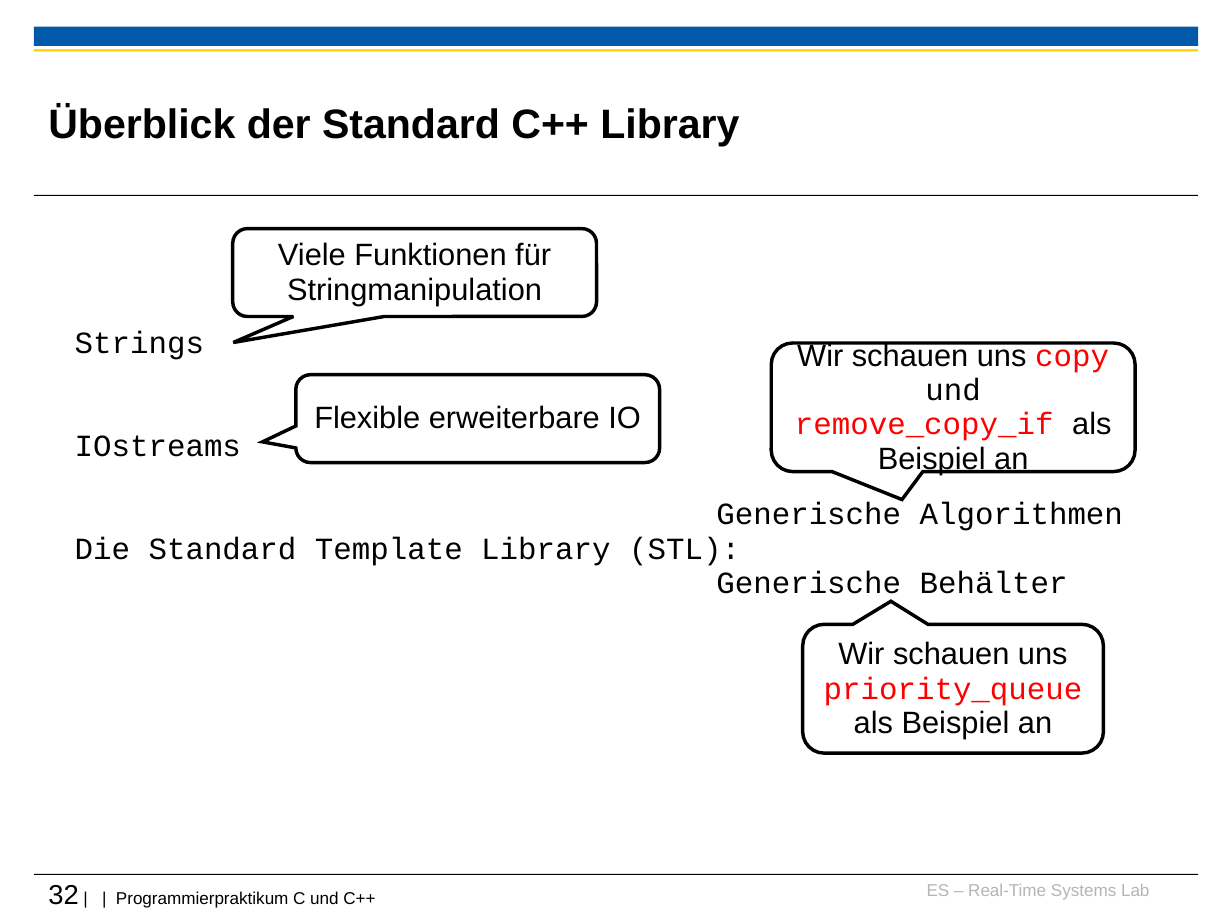
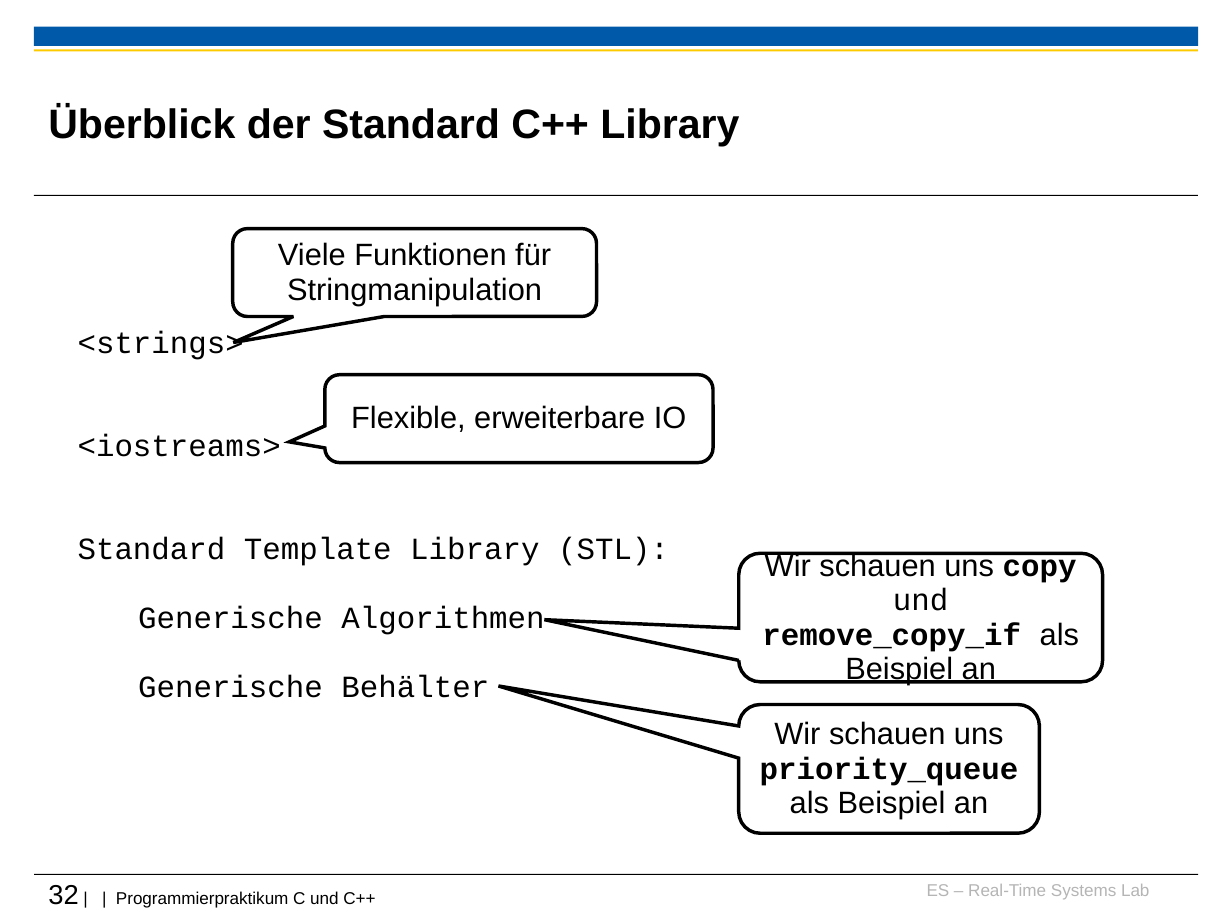
Before and after one commit to h82k/tud-cppp, a slide deck: slide 32 of Vorlesung/4 Fortgeschrittene Themen_F31.ppt. Drawn at 1232x924 pixels with LibreOffice and Linux fonts; fonts in the diff are those of the drawing; background and template pictures are left out. Boxes give left, top, right and bottom in pixels: in the first picture for what was removed or moved away, otherwise in the second. Text is boxed around its words. In the diff, an @@ line names an element or a change of style, - is before the commit and + after.

```diff
--- a/Vorlesung/4 Fortgeschrittene Themen_F31.ppt
+++ b/Vorlesung/4 Fortgeschrittene Themen_F31.ppt
@@ text at [78,331,669,698]: text changed @@
-Strings
-IOstreams
-Die Standard Template Library (STL):
+<strings>
+<iostreams>
+Standard Template Library (STL):
+Generische Algorithmen
+Generische Behälter
@@ rounded speech box "Flexible, erweiterbare IO": place and size @@
-rounded speech box "Flexible, erweiterbare IO" at [296,375,659,462]
+rounded speech box "Flexible, erweiterbare IO" at [325,375,713,462]
@@ text in rounded speech box at [351,405,686,432]: text changed @@
-Flexible erweiterbare IO
+Flexible, erweiterbare IO
@@ text removed at [716,502,1123,602] @@
-Generische Algorithmen
-Generische Behälter
@@ rounded speech box "Wir schauen uns copy und ...": place and size @@
-rounded speech box "Wir schauen uns copy und ..." at [771,342,1135,471]
+rounded speech box "Wir schauen uns copy und ..." at [739,553,1103,681]
@@ rounded speech box "Wir schauen uns copy und ..." at [739,553,1103,681]: text colour #FF0000 to #000000, bold on in "copy remove_copy_if"; proportions changed @@
@@ rounded speech box "Wir schauen uns priority_queue als ...": place and size @@
-rounded speech box "Wir schauen uns priority_queue als ..." at [803,625,1104,754]
+rounded speech box "Wir schauen uns priority_queue als ..." at [739,705,1040,833]
@@ rounded speech box "Wir schauen uns priority_queue als ..." at [739,705,1040,833]: text colour #FF0000 to #000000, bold on in "priority_queue"; proportions changed @@
```
Also in this commit, not shown: 21 other slides changed.
